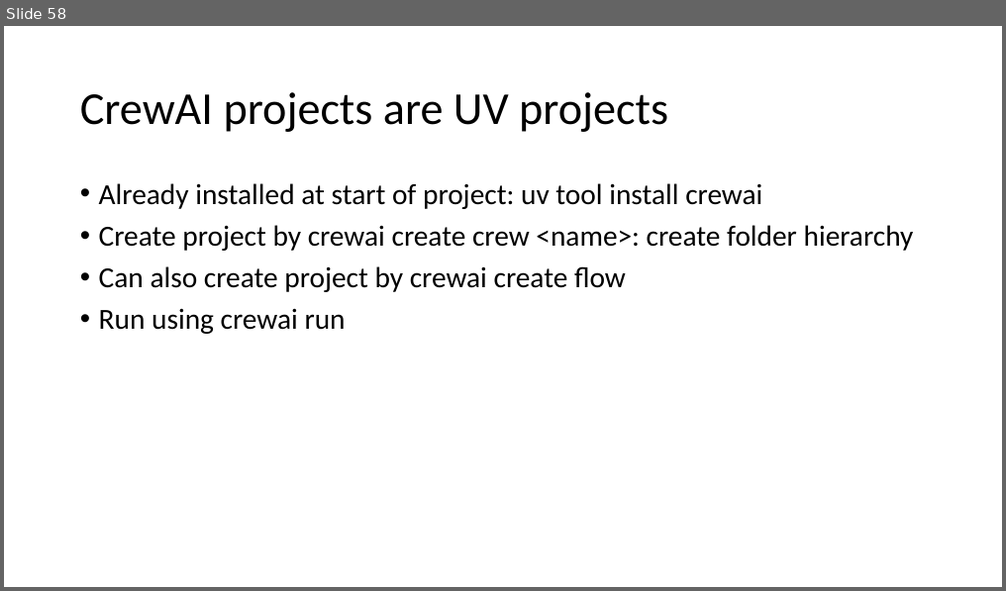
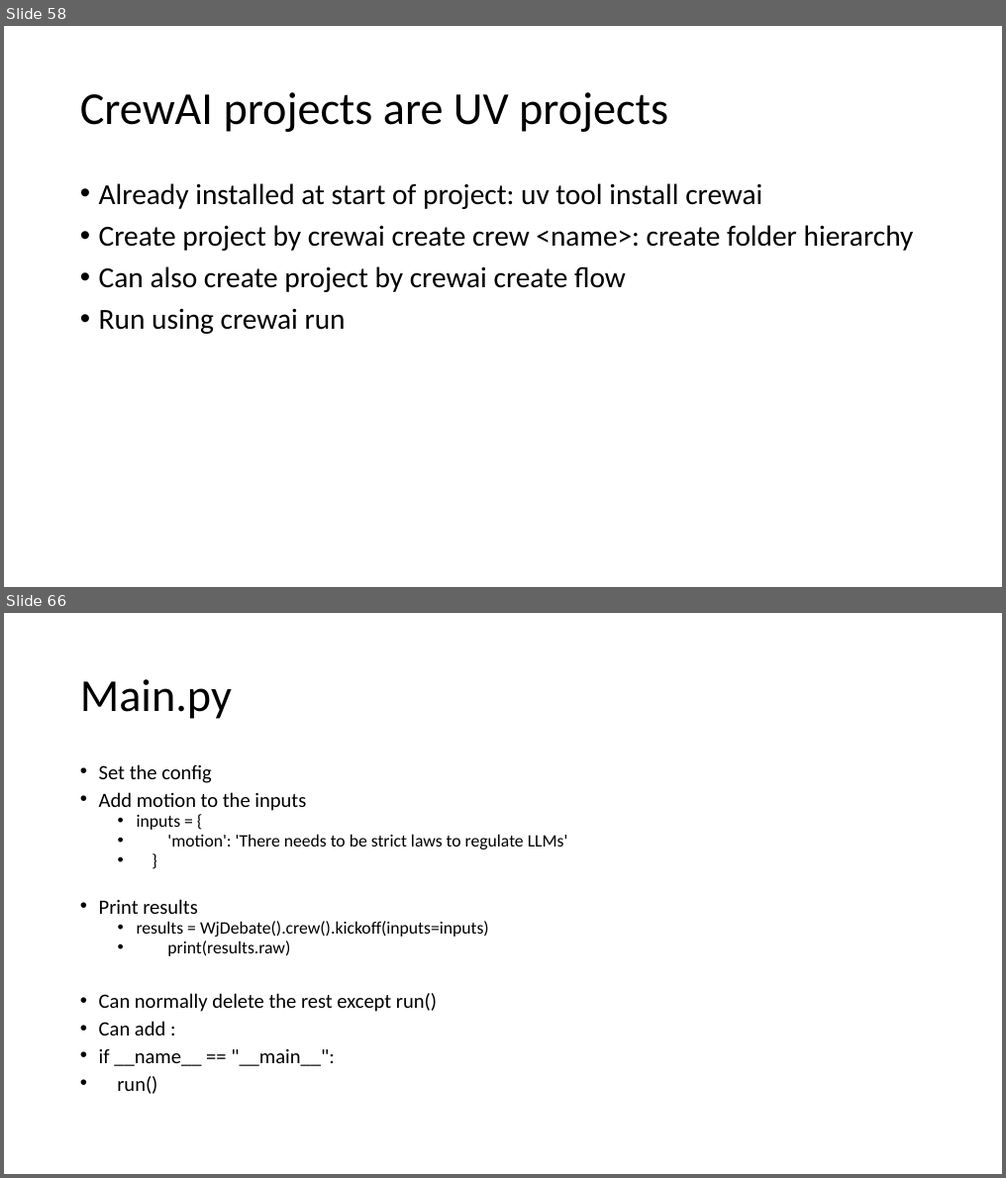
Before and after one commit to kindaichinisan/agents, a slide deck: wj_folder/AI Engineer Agentic Track.pptx. Shown one above the other, each under a label of ours: slide 58 before the commit, slides 58 and 66 after it; the slides between them are not shown. The pictures are 1006x591 and 1006x1178 pixels, drawn with LibreOffice and Linux fonts; fonts in the diff are those of the drawing. Boxes give left, top, right and bottom in pixels: in the first picture for what was removed or moved away, otherwise in the second. Text is boxed around its words. In the diff, an @@ line names an element or a change of style, - is before the commit and + after.

```diff
--- a/wj_folder/AI Engineer Agentic Track.pptx
+++ b/wj_folder/AI Engineer Agentic Track.pptx
@@ slide 66 added at box(4, 613, 1002, 1174), background #FFFFFF @@
@@ title added at box(80, 679, 232, 719), 44 pt, text #000000 @@
+Main.py
@@ text added at box(99, 764, 568, 1094), 16.8 pt, text #000000 @@
+• Set the config
+• Add motion to the inputs
+  • inputs = {
+  • 'motion': 'There needs to be strict laws to regulate LLMs'
+  • }
+• Print results
+  • results = WjDebate().crew().kickoff(inputs=inputs)
+  • print(results.raw)
+• Can normally delete the rest except run()
+• Can add :
+• if __name__ == "__main__":
+• run()
```
Also in this commit, not shown: 13 other slides added, 4 other files.
